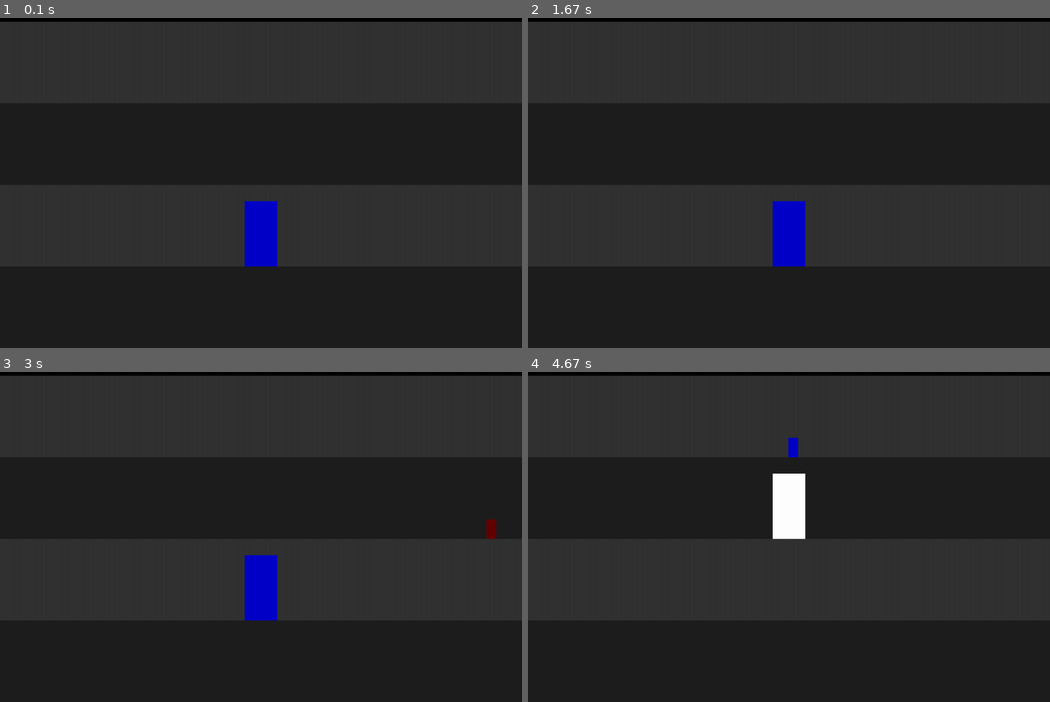
Above: before the commit, frames 1-4 (two rows, left to right).
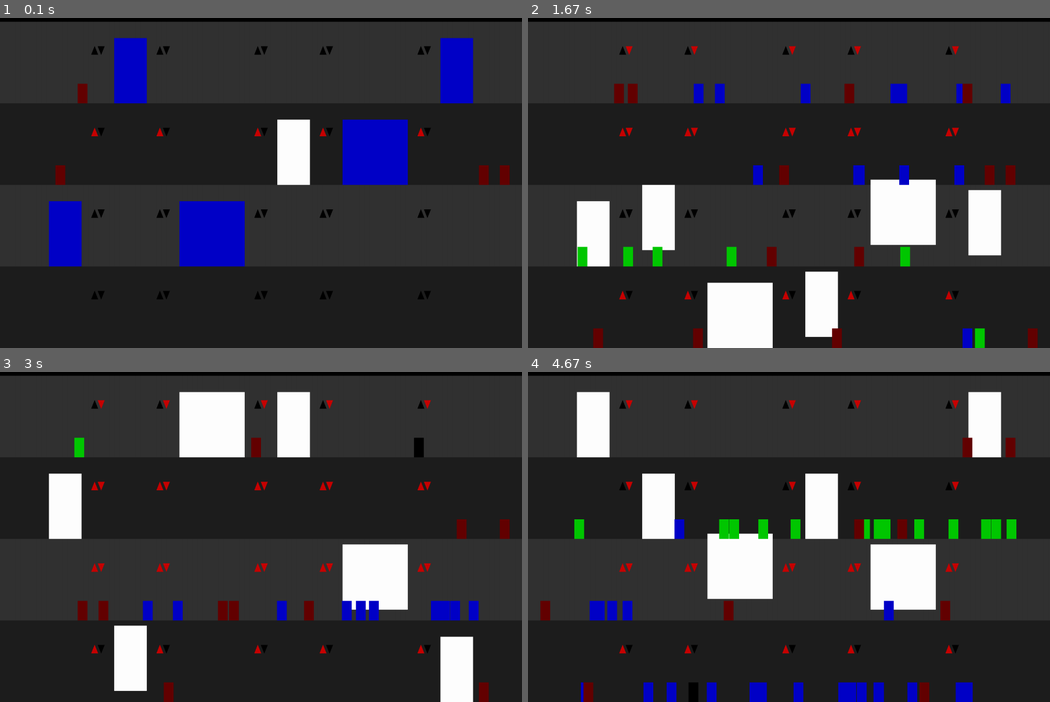
Above: after the commit, the same moments.

Repository: niklasdhein/EiP-Praktium-Aufzugssimulation
Game: pygame game, started from simulation.py
Two runs of this game, one before a commit and one after it. Both use one fixed random seed, a clock stepped at 60 frames per second and the inputs below.
Inputs:
- Up to frame 1 (0.1 s): no input
- Up to frame 2 (1.67 s): no input
- Up to frame 3 (3 s): no input
- Up to frame 4 (4.67 s): no input

The runs differ from the first frame. In frame 1, 12% of the frame differs, in the area x 9-98%, y 5-86%; in frame 2, 15%; in frame 3, 15%; in frame 4, 16%, in the area x 2-94%, y 5-100%.

Commit message:
aufzüge warten jetzt richtig

Diff:
--- a/elevator.py
+++ b/elevator.py
@@ -38,75 +38,24 @@
 
         return load
 
-    def handle_arrival_at_target(self) -> None:
-        def remove_calls_from_level() -> None:
-            self.target_level.up_pressed = False
-            self.target_level.down_pressed = False
-
-        def smart_remove_controller_call() -> None:
-            if self.target_level in self.elevator_controller.elevator_calls["up"]:
-                new_calls_up = []
-                for call_level in self.elevator_controller.elevator_calls["up"]:
-                    if call_level != self.target_level:
-                        new_calls_up.append(call_level)
-                self.elevator_controller.elevator_calls["up"] = new_calls_up
-            if self.target_level in self.elevator_controller.elevator_calls["down"]:
-                new_calls_down = []
-                for call_level in self.elevator_controller.elevator_calls["down"]:
-                    if call_level != self.target_level:
-                        new_calls_down.append(call_level)
-                self.elevator_controller.elevator_calls["down"] = new_calls_down
-
-        def handle_people_exit() -> None:
-            passengers_that_remain = []
-            for passenger in self.passengers:
-                if self.target_level == passenger.target_level:     # kick out passengers at target
-                    building_width = self.elevator_controller.building.width
-                    passenger.leave_elevator(-30 if random.random() <= 0.5 else building_width, self.target_level)
-                else:
-                    passengers_that_remain.append(passenger)
-            self.passengers = passengers_that_remain    # update the passengers
-
-        # 1. sets current level to the reached target
-        self.current_level = self.target_level
-
-        # 2. when the elevator arrives at a level, remove
-        # the call from the level for the elevator
-        remove_calls_from_level()
-
-        # 3. if an elevator arrives at a level with a call, but the elevator was not
-        # called by this level and holds because he drops people of,
-        # then take them in and remove
-        smart_remove_controller_call()
-
-        # 4. drop off all people who want to exit on that level
-        # and also update the list of people still in the elevator
-        handle_people_exit()
-
-        # 5. removes old elevator target
-        self.remove_target()
-
-    def handle_exit_from_target(self) -> None:
-        def handle_overweight() -> None:
-            while self.get_load() > self.capacity:
-                self.passengers[-1].leave_elevator(self.passengers[-1].graphics.x, self.target_level)
-                self.passengers.pop()
-
-        def handle_passenger_targets() -> None:
-            for passenger in self.passengers:
-                if passenger.target_level not in self.queue:
-                    self.add_to_queue(passenger.target_level)
-
-        # 1. check for overweight.
-        # when overweight, kick as many people as needed
-        handle_overweight()
-
-        # 2. when in algorithm mode respect passenger targets
-        # when in random mode just append a new random target to queue
-        if self.mode == "algorithm":
-            handle_passenger_targets()
-        elif self.mode == "random":
-            self.add_random_level_to_queue()
+
+    def remove_calls_from_level(self) -> None:
+        self.current_level.up_pressed = False
+        self.current_level.down_pressed = False
+
+    def smart_remove_controller_call(self) -> None:
+        if self.current_level in self.elevator_controller.elevator_calls["up"]:
+            new_calls_up = []
+            for call_level in self.elevator_controller.elevator_calls["up"]:
+                if call_level != self.current_level:
+                    new_calls_up.append(call_level)
+            self.elevator_controller.elevator_calls["up"] = new_calls_up
+        if self.current_level in self.elevator_controller.elevator_calls["down"]:
+            new_calls_down = []
+            for call_level in self.elevator_controller.elevator_calls["down"]:
+                if call_level != self.current_level:
+                    new_calls_down.append(call_level)
+            self.elevator_controller.elevator_calls["down"] = new_calls_down
 
     def move(self, dt: float, speed_multiplier: float) -> None:
         # print(f"moving by {self.direction * self.speed * dt}")
@@ -120,35 +69,80 @@
             or self.direction == 0 and self.graphics.y == self.target_y
 
     def update(self, dt: float, speed_multiplier: float) -> None:
-        # only move if elevator has waited long enough
+        def handle_arrival_at_target() -> None:
+            def handle_people_exit() -> None:
+                passengers_that_remain = []
+                for passenger in self.passengers:
+                    if self.current_level == passenger.target_level:     # kick out passengers at target
+                        building_width = self.elevator_controller.building.width
+                        passenger.leave_elevator(-30 if random.random() <= 0.5 else building_width, self.target_level)
+                    else:
+                        passengers_that_remain.append(passenger)
+                self.passengers = passengers_that_remain    # update the passengers
+            # 1. sets current level to the reached target
+            self.current_level = self.target_level
+
+            # 2. when the elevator arrives at a level, remove
+            # the call from the level for the elevator
+            self.remove_calls_from_level()
+
+            # 3. if an elevator arrives at a level with a call, but the elevator was not
+            # called by this level and holds because he drops people of,
+            # then take them in and remove
+            self.smart_remove_controller_call()
+
+            # 4. drop off all people who want to exit on that level
+            # and also update the list of people still in the elevator
+            handle_people_exit()
+
+            # 5. removes old elevator target
+            self.remove_target()
+
+            # 6. get new target
+            if len(self.queue) > 0:
+                self.set_target(self.queue[0])
+
+        def handle_overweight() -> None:
+            while self.get_load() > self.capacity:
+                self.passengers[-1].leave_elevator(self.passengers[-1].graphics.x, self.current_level)
+                self.passengers.pop()
+
+        # == move if allowed to ==
         if self.time_elapsed >= self.waittime:
+
+            self.move(dt=dt, speed_multiplier=speed_multiplier)
+
+            # check if the exit has not been handled yet
             if not self.handled_exit_from_target:
-                self.handle_exit_from_target()
+                self.remove_calls_from_level()          # before leaving
+                self.smart_remove_controller_call()     # remove all calls
+                handle_overweight()                     # also handle overweight
                 self.handled_exit_from_target = True
-                print(f"handled elevator exit\npassenger-count: {len(self.passengers)}\nnext target: {self.target_level}")
-
-            self.move(dt=dt, speed_multiplier=speed_multiplier)
-
-            # handle when elevator is at target
-            if self.has_arrived_at_target():
+
+            # check if arrival has not been handled yet
+            elif self.has_arrived_at_target():
                 self.graphics.y = self.target_y
-                self.handle_arrival_at_target()
+                handle_arrival_at_target()
                 self.time_elapsed = 0
                 self.handled_exit_from_target = False
-                print(f"handled elevator enter\npassenger-count: {len(self.passengers)}")
-
-        # while waiting with doors opened, check for new passangers
-        # to enter
+
+        # == else wait for passengers ==
         else:
             passengers_of_level = self.current_level.passengers
             for passenger in passengers_of_level:
+
+                # only let these passengers in the level enter who
+                # have called the elevator, are not annoyed and are
+                # not already in the elevator
                 if passenger.states["elevator_called"] and \
                     not passenger.states["in_elevator"] and \
                     not passenger.states["annoyed"]:
                     passenger.enter_elevator()
+                    if not passenger.target_level in self.queue:
+                        self.add_to_queue(passenger.target_level)
                     self.passengers.append(passenger)
-                    print("passenger entered")
-
+
+        # count up the time elapsed since last arrival
         self.time_elapsed += dt * speed_multiplier
 
         # pick a target on your own if algorithm mode is disabled
--- a/elevator_controller.py
+++ b/elevator_controller.py
@@ -83,14 +83,14 @@
         # handle which elevator travels to which floor
         for call_up_level in self.elevator_calls["up"]:
             for elevator in self.elevators:
-                if len(elevator.queue) == 0:
+                if len(elevator.queue) == 0 and elevator.time_elapsed >= elevator.waittime:
                     elevator.add_to_queue(call_up_level)
                     self.elevator_calls["up"].pop(0)
                     break
 
         for call_down_level in self.elevator_calls["down"]:
             for elevator in self.elevators:
-                if len(elevator.queue) == 0:
+                if len(elevator.queue) == 0 and elevator.time_elapsed >= elevator.waittime:
                     elevator.add_to_queue(call_down_level)
                     self.elevator_calls["down"].pop(0)
                     break
--- a/passenger.py
+++ b/passenger.py
@@ -15,6 +15,7 @@
         self.speed_multiplier = speed_multiplier
 
         self.patience = patience
+        self.current_patience = self.patience
 
         self.walk_target_x = None
         self.walk_speed = walk_speed
@@ -43,6 +44,8 @@
 
     def leave_elevator(self, target_x: int, new_level: Level) -> None:
         self.states["in_elevator"] = False
+        self.states["elevator_called"] = False
+        self.current_patience = self.patience
         self.current_level = new_level
         new_level.passengers.append(self)
         self.graphics.y = self.current_level.background_gfx.y + self.current_level.background_gfx.height - 60
@@ -114,7 +117,7 @@
         elif self.states["elevator_called"] and\
             not self.states["in_elevator"] and\
             self.current_level != self.target_level:
-            self.patience -= dt * self.speed_multiplier
-            if self.patience <= 0 and not self.states["annoyed"]:
+            self.current_patience -= dt * self.speed_multiplier
+            if self.current_patience <= 0 and not self.states["annoyed"]:
                 self.states["annoyed"] = True
                 self.set_target(self.current_level.building.width)
--- a/simulation.py
+++ b/simulation.py
@@ -19,13 +19,13 @@
 # === simulation method(s) ===
 
 def start_simulation(
-    elevator_count: int=1,
+    elevator_count: int=6,
     level_count: int=4,
     big_elevator_spawn_probability: float=0.3,
     elevator_mode: str="algorithm",     # algorithm, random, pingpong
-    passenger_spawn_chance: float=0.1,    # probability / second
+    passenger_spawn_chance: float=5,    # probability / second
     passenger_patience: int=25,         # seconds
-    speed_multiplier: int=4,
+    speed_multiplier: int=20,
     simulation_time: int=3600           #seconds
     ) -> None:
 
@@ -102,7 +102,8 @@
             pygame.draw.rect(screen, (30, 30, 30) if i % 2 == 0 else (50, 50, 50), building.levels[i].background_gfx)
 
             # up / down call buttons
-            for elevator in elevator_controller.elevators[:-1]:
+            if len(elevator_controller.elevators) == 1:
+                elevator = elevator_controller.elevators[0]
                 pygame.draw.polygon(screen,
                 (0, 0, 0) if not building.levels[i].up_pressed else (200, 0, 0),
                 [
@@ -124,6 +125,29 @@
                     building.levels[i].background_gfx.y+100)
                 ]
                 )
+            else:
+                for elevator in elevator_controller.elevators[:-1]:
+                    pygame.draw.polygon(screen,
+                    (0, 0, 0) if not building.levels[i].up_pressed else (200, 0, 0),
+                    [
+                        (elevator.graphics.x+elevator.graphics.width+(elevator_controller.elevator_margin_x-40)/2,
+                        building.levels[i].background_gfx.y+100),
+                        (elevator.graphics.x+elevator.graphics.width+20+(elevator_controller.elevator_margin_x-40)/2,
+                        building.levels[i].background_gfx.y+100),
+                        (elevator.graphics.x+elevator.graphics.width+10+(elevator_controller.elevator_margin_x-40)/2,
+                        building.levels[i].background_gfx.y+75)
+                    ])
+                    pygame.draw.polygon(screen,
+                    (0, 0, 0) if not building.levels[i].down_pressed else (200, 0, 0),
+                    [
+                        (elevator.graphics.x+elevator.graphics.width+20+(elevator_controller.elevator_margin_x-40)/2,
+                        building.levels[i].background_gfx.y+75),
+                        (elevator.graphics.x+elevator.graphics.width+40+(elevator_controller.elevator_margin_x-40)/2,
+                        building.levels[i].background_gfx.y+75),
+                        (elevator.graphics.x+elevator.graphics.width+30+(elevator_controller.elevator_margin_x-40)/2,
+                        building.levels[i].background_gfx.y+100)
+                    ]
+                    )
 
         # draw the elevators
         for e in elevator_controller.elevators:
@@ -134,7 +158,7 @@
         # draw passenger
         for passenger in passengers:
             color = None
-            if passenger.states["walking"] :
+            if passenger.states["walking"]:
                 if passenger.current_level != passenger.target_level:
                     if not passenger.states["annoyed"]:
                         color = (100, 0, 0)
